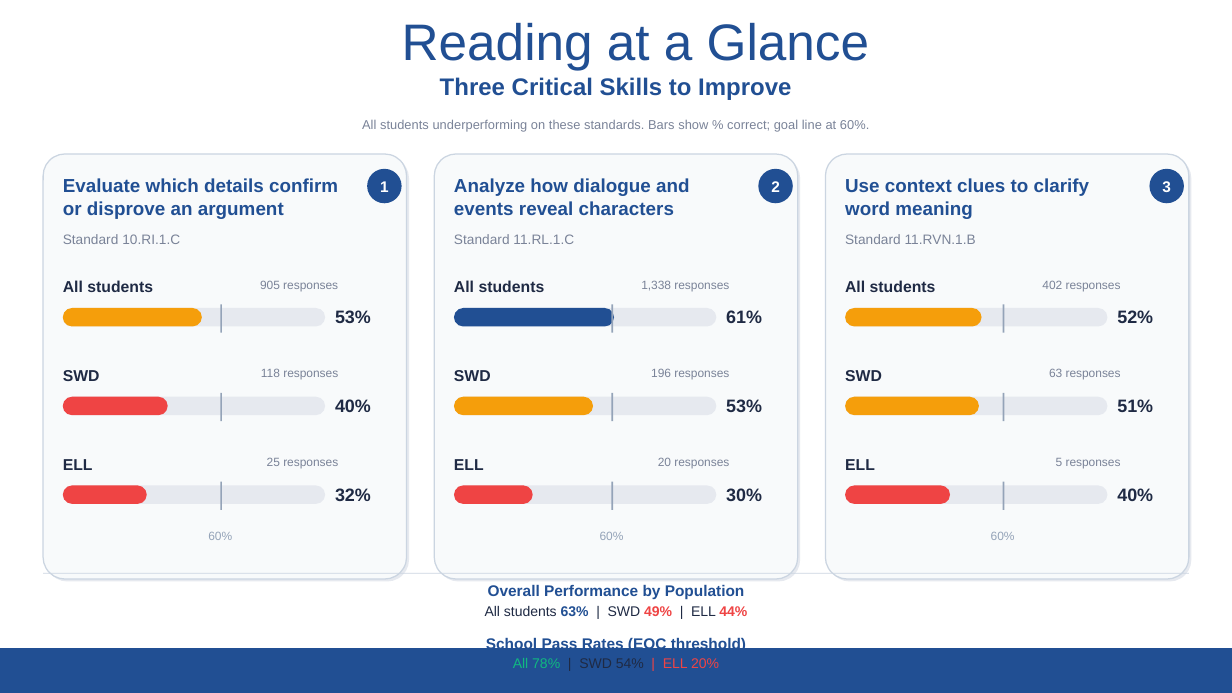
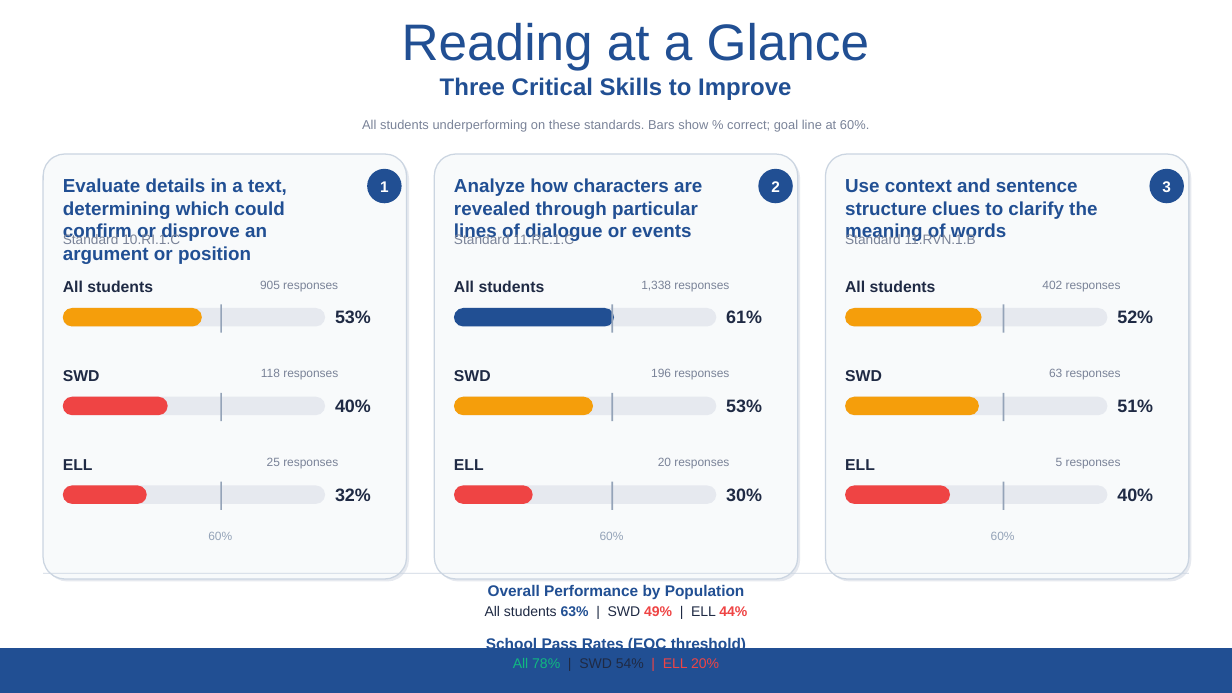
Before and after one commit to stumpgreg-ops/Sol-Lab-VA-EOC-Bio, a slide deck: slide 3 of Instructional_Response_to_SOL_Data_Reading.pptx. Drawn at 1232x693 pixels with LibreOffice and Linux fonts; fonts in the diff are those of the drawing; background and template pictures are left out. Boxes give left, top, right and bottom in pixels: in the first picture for what was removed or moved away, otherwise in the second. Text is boxed around its words. In the diff, an @@ line names an element or a change of style, - is before the commit and + after.

```diff
--- a/Instructional_Response_to_SOL_Data_Reading.pptx
+++ b/Instructional_Response_to_SOL_Data_Reading.pptx
@@ text at [63, 178, 287, 264]: text changed @@
-Evaluate which details confirm or disprove an argument
+Evaluate details in a text, determining which could confirm or disprove an argument or position
@@ text at [454, 178, 702, 242]: text changed @@
-Analyze how dialogue and events reveal characters
+Analyze how characters are revealed through particular lines of dialogue or events
@@ text at [845, 178, 1097, 242]: text changed @@
-Use context clues to clarify word meaning
+Use context and sentence structure clues to clarify the meaning of words
```
Also in this commit, not shown: 2 other slides changed, 1 other file.
